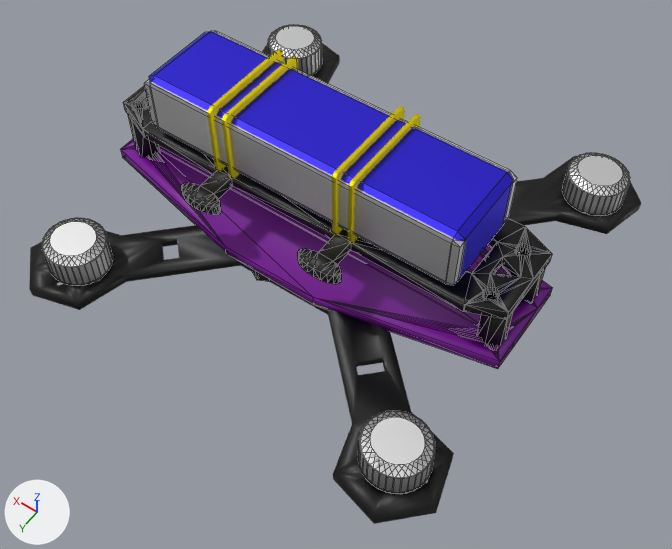
One commit to the Blender file blender/diyquad.blend: the scene before it, then after it.
Both versions are drawn from a 50 mm camera at (-0.0599, 0.0858, 0.1304) aimed at (-0.0044, 0.0081, 0.0083). Lighting does not change. The marker at lower left points along +X, +Y and +Z. Mesh edges are drawn as thin lines on the coarser meshes.
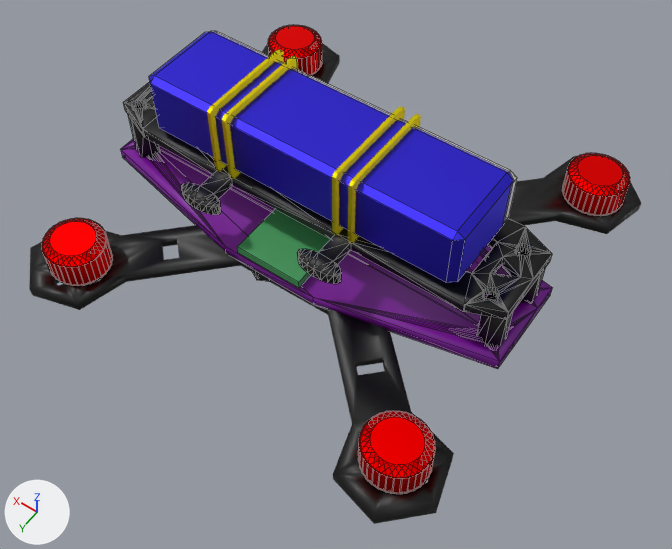
Where the change shows, as pixel boxes (x1, y1, x2, y2) in the pictures (672 x 549 px):
'Cube.006', deleted: before (144, 80, 467, 285)
'Cylinder.004', recoloured (white to red): (358, 411, 436, 494) in both
'Cylinder.002', recoloured: (42, 218, 113, 286) in both
'Cube', added (green): after (237, 209, 330, 288)
'Cylinder.001', recoloured (white to red): (562, 153, 630, 216) in both
'Cylinder.003', recoloured (white to red): (268, 25, 322, 75) in both

What changed in the scene script:
```text
Change mat_material_007:
    mat_material_007.base_color: (0.8, 0.8, 0.8) -> (1.0, 0.0, 0.0)  # white #e7e7e7 -> red #ff0000
Change mat_material_018:
    mat_material_018.base_color: (0.8, 0.8, 0.8) -> (1.0, 0.0, 0.0)  # white #e7e7e7 -> red #ff0000
Change mat_material_019:
    mat_material_019.base_color: (0.8, 0.8, 0.8) -> (1.0, 0.0, 0.0)  # white #e7e7e7 -> red #ff0000
Change mat_material_020:
    mat_material_020.base_color: (0.8, 0.8, 0.8) -> (1.0, 0.0, 0.0)  # white #e7e7e7 -> red #ff0000
Add mat_material_029:
    mat_material_029 = principled_material('Material.029')
    mat_material_029.base_color = (0.0546, 0.318, 0.102)  # green #42995a
Add me_cube:
    me_cube.from_pydata(...)  # a box spanning x -0.0056..0.0056, y -0.0158..0.0158, z -0.0008..0.0008
    me_cube.materials.append(mat_material_029)  # green #42995a
Remove ob_cube_006:
    ob_cube_006 = bpy.data.objects.new('Cube.006', me_cube_011)
    ob_cube_006.location = (0.0029, 0.0087, 0.0279)
    ob_cube_006.scale = (0.17, 0.0202, 0.0894)
Add ob_cube:
    ob_cube = bpy.data.objects.new('Cube', me_cube)
    ob_cube.location = (0.0036, 0.0001, 0.0124)
    ob_cube.scale = (1.13, 1.0, 1.0)
```
